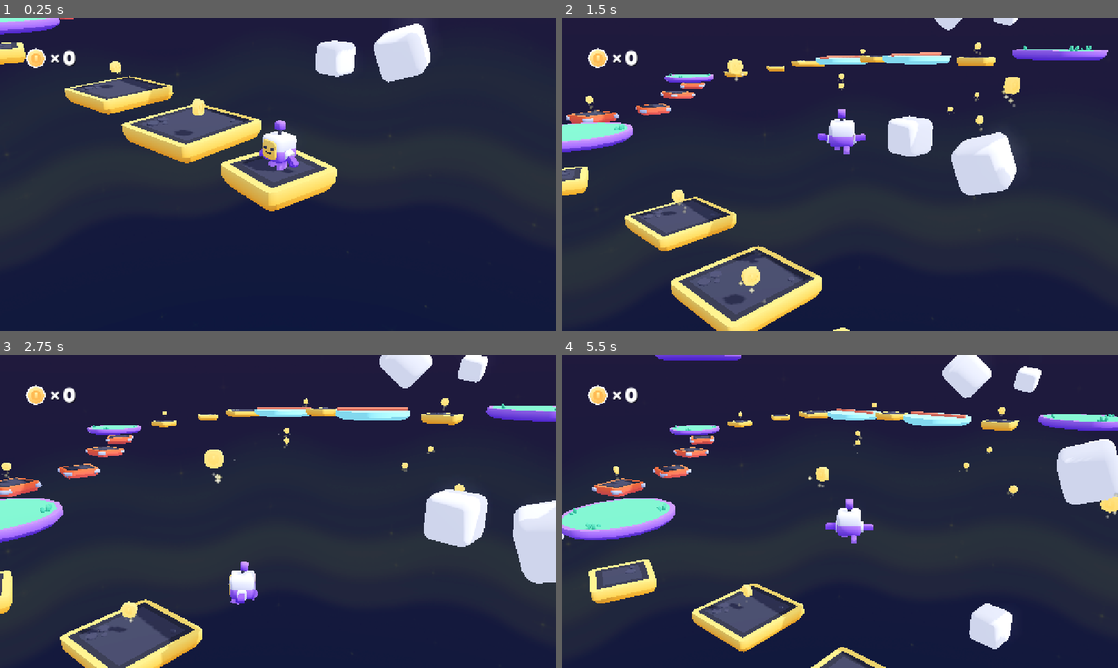
Above: before the commit, frames 1-4 (two rows, left to right).
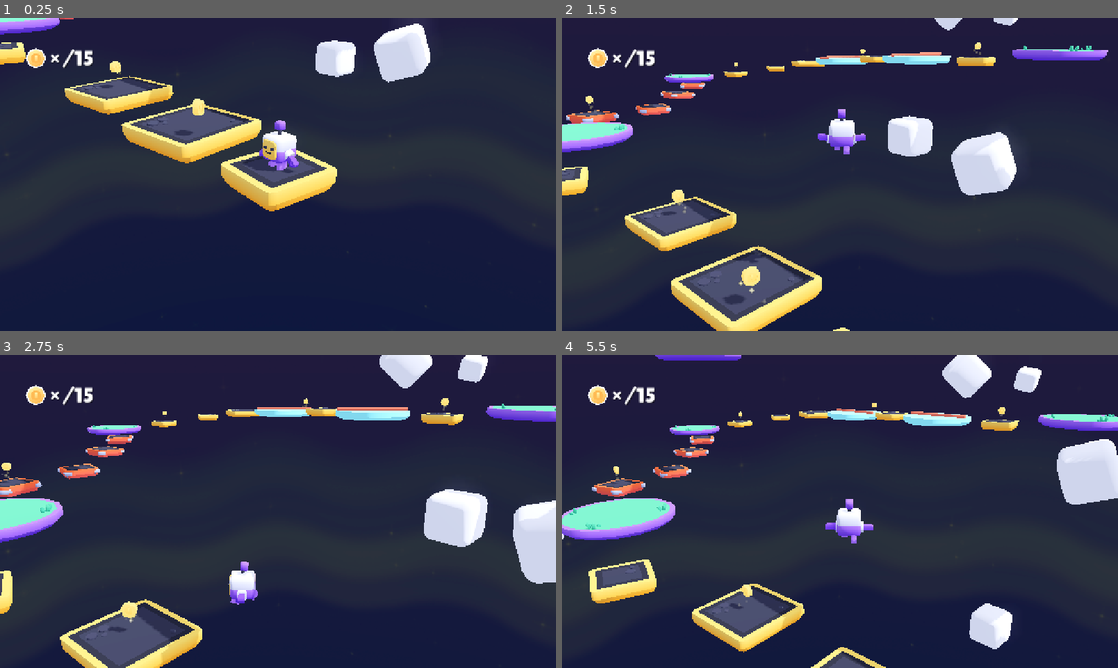
Above: after the commit, the same moments.

Repository: insertnewusername/3d-platformer
Game: Godot game, scene res://scenes/main.tscn
Two runs of this game, one before a commit and one after it. Both use one fixed random seed, a clock stepped at 60 frames per second and the inputs below.
Inputs (mouse positions are in pixels of both pictures, inside the frame that each line leads up to):
- Up to frame 1 (0.25 s): no input
- Up to frame 2 (1.5 s): tap Enter at 0.5 s; move the mouse to (812, 237) at 0.52 s; hold W (move_forward) from 0.53 s (still down); tap Down (camera_down) at 0.6 s; click (812, 237) at 0.67 s; tap Space (jump) at 0.77 s; move the mouse to (1006, 221) at 1.27 s; tap Left (camera_left) at 1.35 s
- Up to frame 3 (2.75 s): tap Space (jump) at 1.52 s; move the mouse to (111, 464) at 2.02 s; release W (move_forward) at 2.03 s; hold A (move_left) from 2.03 s (still down); tap Right (camera_right) at 2.1 s
- Up to frame 4 (5.5 s): move the mouse to (867, 511) at 2.77 s; tap Up (camera_up) at 2.85 s; click (867, 511) at 2.92 s; tap Space (jump) at 3.02, 3.77, 4.52 s; move the mouse to (756, 433) at 3.52 s; release A (move_left) at 3.53 s; hold S (move_back) 3.53-4.28 s; tap Alt at 3.6 s; move the mouse to (962, 495) at 4.27 s; hold D (move_right) 4.28-5.03 s; tap Shift at 4.35 s; move the mouse to (728, 527) at 5.02 s; hold W (move_forward) from 5.03 s (still down); tap Down (camera_down) at 5.1 s; click (728, 527) at 5.17 s

The runs differ from the first frame. In frame 1, 0.2% of the frame differs, in the area x 11-17%, y 10-23%; in frame 2, 0.6%, in the area x 11-97%, y 10-64%; in frame 3, 0.6%; in frame 4, 0.6%.
Error in both runs: Invalid assignment of property or key 'light_energy' with value of type 'float' on a base object of type 'null instance'. (res://scripts/main.gd:13)

Commit message:
FIx coins pos

Diff:
--- a/scenes/main.tscn
+++ b/scenes/main.tscn
@@ -103,37 +103,37 @@
 transform = Transform3D(1, 0, 0, 0, 1, 0, 0, 0, 1, 14.914193, 7.8113623, -11.726672)
 
 [node name="coin3" parent="World" unique_id=923602488 instance=ExtResource("10_fwhys")]
-transform = Transform3D(1, 0, 0, 0, 1, 0, 0, 0, 1, -7.0437, 1.97005, -16.860424)
+transform = Transform3D(1, 0, 0, 0, 1, 0, 0, 0, 1, 7.321427, 10.5390835, -6.770883)
 
 [node name="coin5" parent="World" unique_id=1979938307 instance=ExtResource("10_fwhys")]
 transform = Transform3D(1, 0, 0, 0, 1, 0, 0, 0, 1, -24.540861, 2.7096884, -1.7736835)
 
 [node name="coin6" parent="World" unique_id=847636011 instance=ExtResource("10_fwhys")]
-transform = Transform3D(1, 0, 0, 0, 1, 0, 0, 0, 1, -14.8111, 1.6888, -29.529804)
+transform = Transform3D(1, 0, 0, 0, 1, 0, 0, 0, 1, -2.4234085, 7.1700435, -22.455343)
 
 [node name="coin7" parent="World" unique_id=904703811 instance=ExtResource("10_fwhys")]
 transform = Transform3D(1, 0, 0, 0, 1, 0, 0, 0, 1, -40.715446, 3.6712816, -20.737625)
 
 [node name="coin8" parent="World" unique_id=1169078731 instance=ExtResource("10_fwhys")]
-transform = Transform3D(1, 0, 0, 0, 1, 0, 0, 0, 1, -14.9647, 0.801836, -25.864838)
+transform = Transform3D(1, 0, 0, 0, 1, 0, 0, 0, 1, 8.196328, 7.2588987, -23.422709)
 
 [node name="coin9" parent="World" unique_id=1469699715 instance=ExtResource("10_fwhys")]
-transform = Transform3D(1, 0, 0, 0, 1, 0, 0, 0, 1, 0, 5, -6)
+transform = Transform3D(1, 0, 0, 0, 1, 0, 0, 0, 1, 1.42559, 10.308501, -5.436496)
 
 [node name="coin4" parent="World" unique_id=1721017398 instance=ExtResource("10_fwhys")]
 transform = Transform3D(1, 0, 0, 0, 1, 0, 0, 0, 1, -10.53591, 5.801553, -21.82476)
 
 [node name="coin11" parent="World" unique_id=433143402 instance=ExtResource("10_fwhys")]
-transform = Transform3D(1, 0, 0, 0, 1, 0, 0, 0, 1, -6.7093306, 5.3392777, -2.0042212)
+transform = Transform3D(1, 0, 0, 0, 1, 0, 0, 0, 1, -13.505932, 10.172349, -5.2540894)
 
 [node name="coin12" parent="World" unique_id=508948501 instance=ExtResource("10_fwhys")]
 transform = Transform3D(1, 0, 0, 0, 1, 0, 0, 0, 1, -24.58608, 5.272476, -25.221025)
 
 [node name="coin13" parent="World" unique_id=145441231 instance=ExtResource("10_fwhys")]
-transform = Transform3D(1, 0, 0, 0, 1, 0, 0, 0, 1, -22.11739, 2.56071, -20.287392)
+transform = Transform3D(1, 0, 0, 0, 1, 0, 0, 0, 1, -28.05427, 16.576515, 7.394778)
 
 [node name="coin14" parent="World" unique_id=529440621 instance=ExtResource("10_fwhys")]
-transform = Transform3D(1, 0, 0, 0, 1, 0, 0, 0, 1, -22.11739, 3.320589, -20.287392)
+transform = Transform3D(1, 0, 0, 0, 1, 0, 0, 0, 1, -32.894943, 14.109476, -9.65842)
 
 [node name="cube8" parent="World" unique_id=1220954027 instance=ExtResource("13_drtpy")]
 transform = Transform3D(1, 0, 0, 0, 1, 0, 0, 0, 1, -2.2840586, 1.10741, -4.900871)
@@ -306,6 +306,9 @@
 [node name="flag2" parent="World" unique_id=70985541 instance=ExtResource("18_jscy8")]
 transform = Transform3D(0.70710665, 0, -0.707107, 0, 1, 0, 0.707107, 0, 0.70710665, -0.016493067, 17.382303, 8.538197)
 script = ExtResource("9_jscy8")
+
+[node name="coin15" parent="World" unique_id=710823460 instance=ExtResource("10_fwhys")]
+transform = Transform3D(1, 0, 0, 0, 1, 0, 0, 0, 1, -8.553867, 19.438326, 7.9089274)
 
 [node name="Sun" type="DirectionalLight3D" parent="." unique_id=2119582164]
 transform = Transform3D(-0.422618, -0.694272, 0.582563, 0, 0.642788, 0.766044, -0.906308, 0.323744, -0.271654, 0, 0, 0)
--- a/scripts/hud.gd
+++ b/scripts/hud.gd
@@ -1,5 +1,8 @@
 extends Control
+
+func _ready():
+	$Coins.text = "/15"
 
 func _on_coin_collected(coins):
 
-	$Coins.text = str(coins) + "/50"
+	$Coins.text = str(coins) + "/15"
